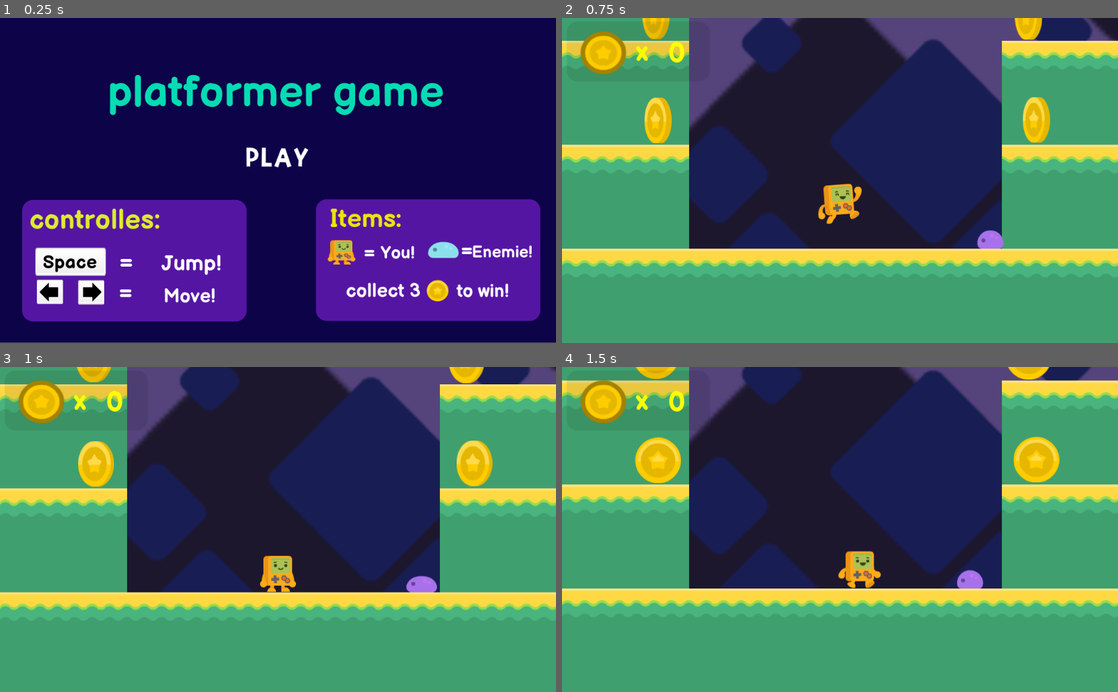
Above: before the commit, frames 1-4 (two rows, left to right).
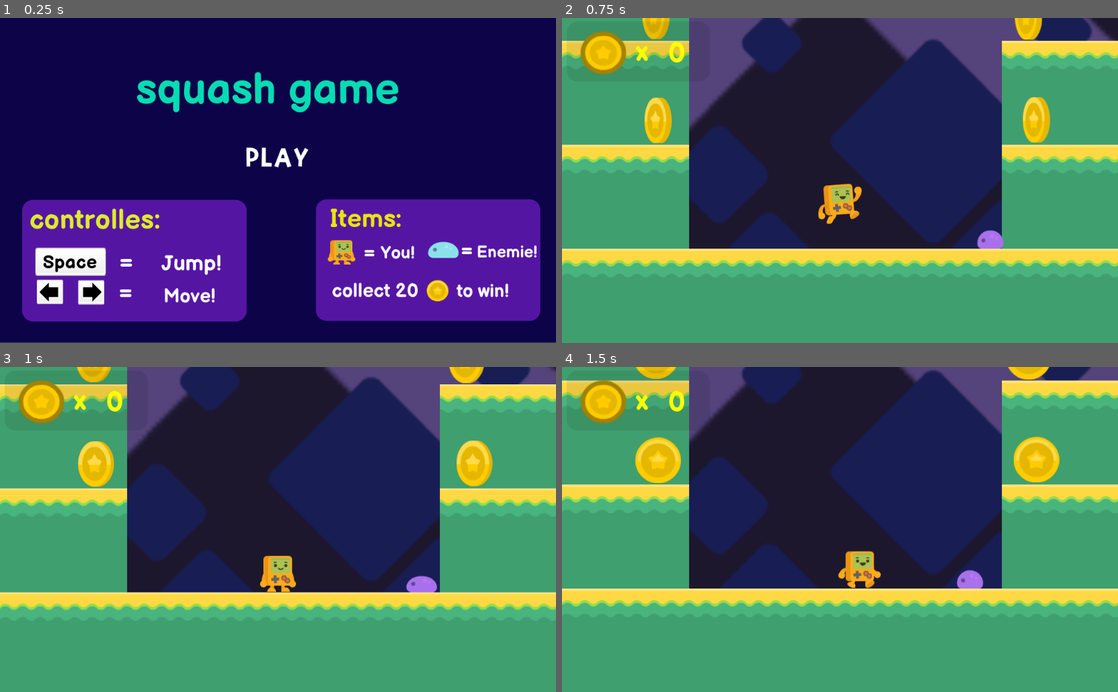
Above: after the commit, the same moments.

Repository: Genstark/Squash_game
Game: Godot game, scene res://tile_menu.tscn
Same seed, same stepped clock (60 frames per second), same inputs: the game is played once before the commit and once after it.
Inputs:
- Up to frame 1 (0.25 s): no input
- Up to frame 2 (0.75 s): click "play" at 0.5 s
- Up to frame 3 (1 s): no input
- Up to frame 4 (1.5 s): hold Right (Right) from 1.28 s (still down)

The runs differ from the first frame. In frame 1, 3.9% of the frame differs, in the area x 19-97%, y 16-87%; in frame 2, nothing differs; in frame 3, nothing differs; in frame 4, nothing differs.

Commit message:
update in ui

Diff:
--- a/project.godot
+++ b/project.godot
@@ -12,33 +12,34 @@
 
 config/name="First Game"
 run/main_scene="res://tile_menu.tscn"
-config/icon="res://icon.png"
+config/icon="res://icon/favicon.ico"
+config/windows_native_icon="res://icon/favicon.ico"
 
 [input]
 
 Right={
 "deadzone": 0.5,
-"events": [ Object(InputEventKey,"resource_local_to_scene":false,"resource_name":"","device":0,"alt":false,"shift":false,"control":false,"meta":false,"command":false,"pressed":false,"scancode":16777233,"unicode":0,"echo":false,"script":null)
+"events": [ Object(InputEventKey,"resource_local_to_scene":false,"resource_name":"","device":0,"alt":false,"shift":false,"control":false,"meta":false,"command":false,"pressed":false,"scancode":16777233,"physical_scancode":0,"unicode":0,"echo":false,"script":null)
  ]
 }
 Left={
 "deadzone": 0.5,
-"events": [ Object(InputEventKey,"resource_local_to_scene":false,"resource_name":"","device":0,"alt":false,"shift":false,"control":false,"meta":false,"command":false,"pressed":false,"scancode":16777231,"unicode":0,"echo":false,"script":null)
+"events": [ Object(InputEventKey,"resource_local_to_scene":false,"resource_name":"","device":0,"alt":false,"shift":false,"control":false,"meta":false,"command":false,"pressed":false,"scancode":16777231,"physical_scancode":0,"unicode":0,"echo":false,"script":null)
  ]
 }
 Upper={
 "deadzone": 0.5,
-"events": [ Object(InputEventKey,"resource_local_to_scene":false,"resource_name":"","device":0,"alt":false,"shift":false,"control":false,"meta":false,"command":false,"pressed":false,"scancode":16777232,"unicode":0,"echo":false,"script":null)
+"events": [ Object(InputEventKey,"resource_local_to_scene":false,"resource_name":"","device":0,"alt":false,"shift":false,"control":false,"meta":false,"command":false,"pressed":false,"scancode":16777232,"physical_scancode":0,"unicode":0,"echo":false,"script":null)
  ]
 }
 Down={
 "deadzone": 0.5,
-"events": [ Object(InputEventKey,"resource_local_to_scene":false,"resource_name":"","device":0,"alt":false,"shift":false,"control":false,"meta":false,"command":false,"pressed":false,"scancode":16777234,"unicode":0,"echo":false,"script":null)
+"events": [ Object(InputEventKey,"resource_local_to_scene":false,"resource_name":"","device":0,"alt":false,"shift":false,"control":false,"meta":false,"command":false,"pressed":false,"scancode":16777234,"physical_scancode":0,"unicode":0,"echo":false,"script":null)
  ]
 }
 Jump={
 "deadzone": 0.5,
-"events": [ Object(InputEventKey,"resource_local_to_scene":false,"resource_name":"","device":0,"alt":false,"shift":false,"control":false,"meta":false,"command":false,"pressed":false,"scancode":32,"unicode":0,"echo":false,"script":null)
+"events": [ Object(InputEventKey,"resource_local_to_scene":false,"resource_name":"","device":0,"alt":false,"shift":false,"control":false,"meta":false,"command":false,"pressed":false,"scancode":32,"physical_scancode":0,"unicode":0,"echo":false,"script":null)
  ]
 }
 
--- a/tile_menu.tscn
+++ b/tile_menu.tscn
@@ -93,16 +93,13 @@
 }
 
 [node name="Label" type="Label" parent="."]
-margin_left = 198.018
-margin_top = 91.2124
-margin_right = 818.018
-margin_bottom = 201.212
+margin_left = 250.0
+margin_top = 86.0
+margin_right = 870.0
+margin_bottom = 196.0
+custom_colors/font_color = Color( 0.0235294, 0.862745, 0.701961, 1 )
 custom_fonts/font = SubResource( 2 )
-custom_colors/font_color = Color( 0.0235294, 0.862745, 0.701961, 1 )
-text = "platformer game"
-__meta__ = {
-"_edit_use_anchors_": false
-}
+text = "squash game"
 
 [node name="Panel" type="Panel" parent="."]
 margin_left = 40.7937
@@ -313,18 +310,18 @@
 margin_top = 71.6326
 margin_right = 305.402
 margin_bottom = 114.633
+custom_colors/font_color = Color( 1, 1, 1, 1 )
 custom_fonts/font = SubResource( 12 )
-custom_colors/font_color = Color( 1, 1, 1, 1 )
 text = "="
 align = 1
 
 [node name="Label5" type="Label" parent="Panel2"]
-margin_left = 278.755
+margin_left = 287.755
 margin_top = 79.8775
-margin_right = 406.755
+margin_right = 415.755
 margin_bottom = 116.878
+custom_colors/font_color = Color( 1, 1, 1, 1 )
 custom_fonts/font = SubResource( 13 )
-custom_colors/font_color = Color( 1, 1, 1, 1 )
 text = "Enemie!"
 align = 1
 
@@ -341,19 +338,19 @@
 margin_top = 148.751
 margin_right = 355.554
 margin_bottom = 190.751
+custom_colors/font_color = Color( 0.992157, 0.992157, 0.992157, 1 )
 custom_fonts/font = SubResource( 14 )
-custom_colors/font_color = Color( 0.992157, 0.992157, 0.992157, 1 )
 text = "to win!"
 align = 1
 
 [node name="Label7" type="Label" parent="Panel2"]
-margin_left = 54.6827
-margin_top = 148.28
-margin_right = 191.683
-margin_bottom = 191.28
+margin_left = 29.055
+margin_top = 148.378
+margin_right = 189.055
+margin_bottom = 191.378
+custom_colors/font_color = Color( 1, 0.972549, 0.972549, 1 )
 custom_fonts/font = SubResource( 15 )
-custom_colors/font_color = Color( 1, 0.972549, 0.972549, 1 )
-text = "collect 3"
+text = "collect 20"
 align = 1
 
 [node name="play_button" type="Button" parent="."]
Not shown, changed: HUD/coin_gold.png.import
Not shown, changed: Tiles/tileYellow_04.png.import
Not shown, changed: Tiles/tileYellow_05.png.import
Not shown, changed: Tiles/tileYellow_06.png.import
Not shown, changed: Tiles/tileYellow_07.png.import
Not shown, changed: Tiles/tileYellow_08.png.import
Not shown, changed: Tiles/tileYellow_10.png.import
Not shown, changed: Tiles/tileYellow_11.png.import
Not shown, changed: Tiles/tileYellow_12.png.import
Not shown, changed: Tiles/tileYellow_13.png.import
Not shown, changed: Tiles/tileYellow_16.png.import
Not shown, changed: Tiles/tileYellow_17.png.import
(and 35 more such lines)
